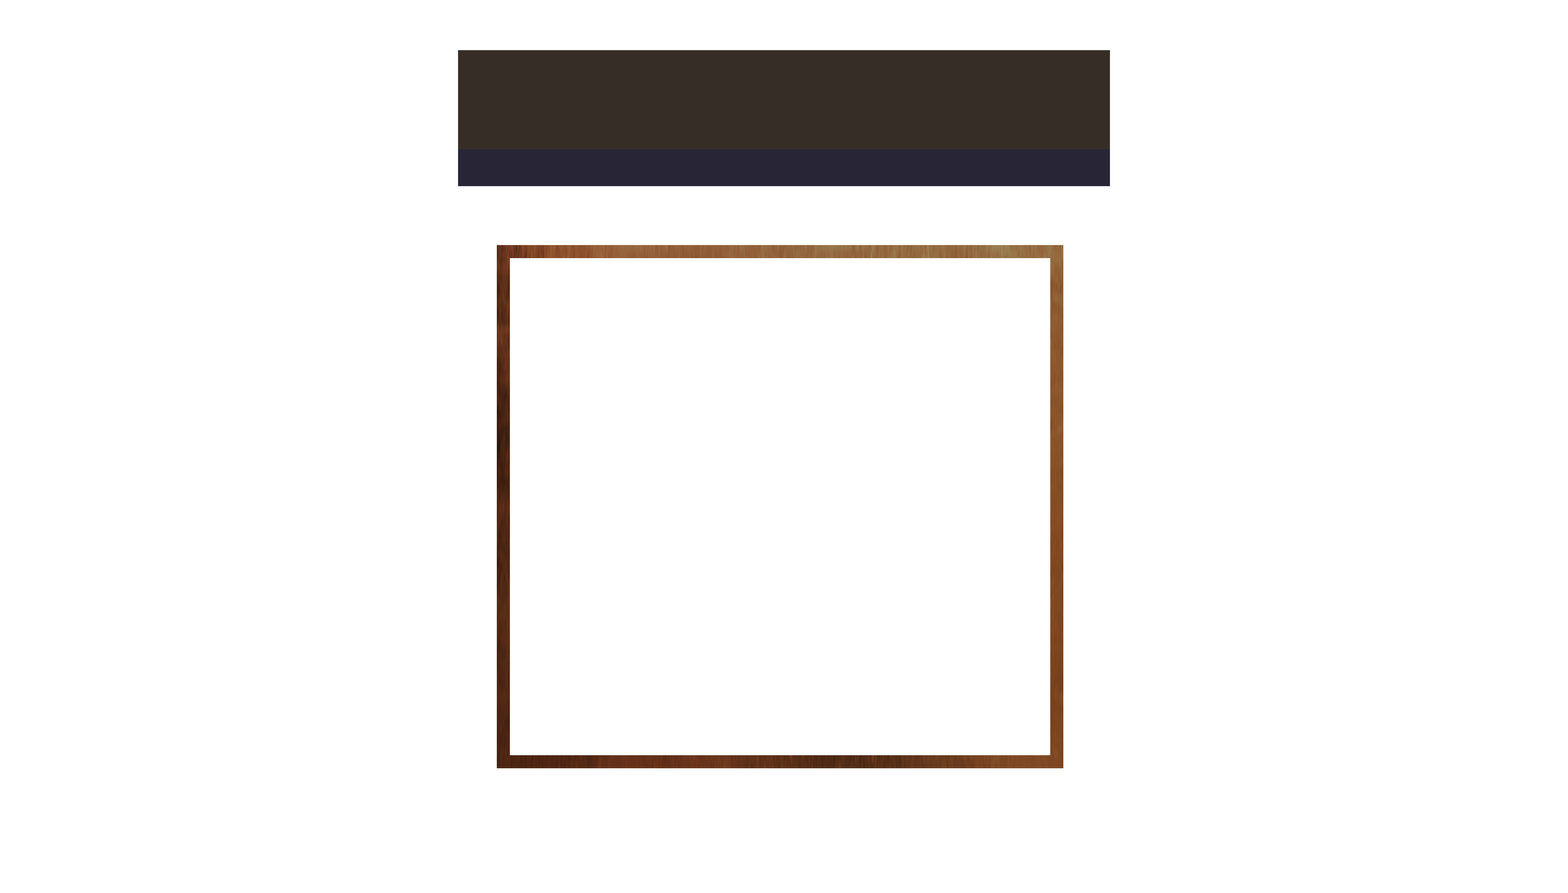
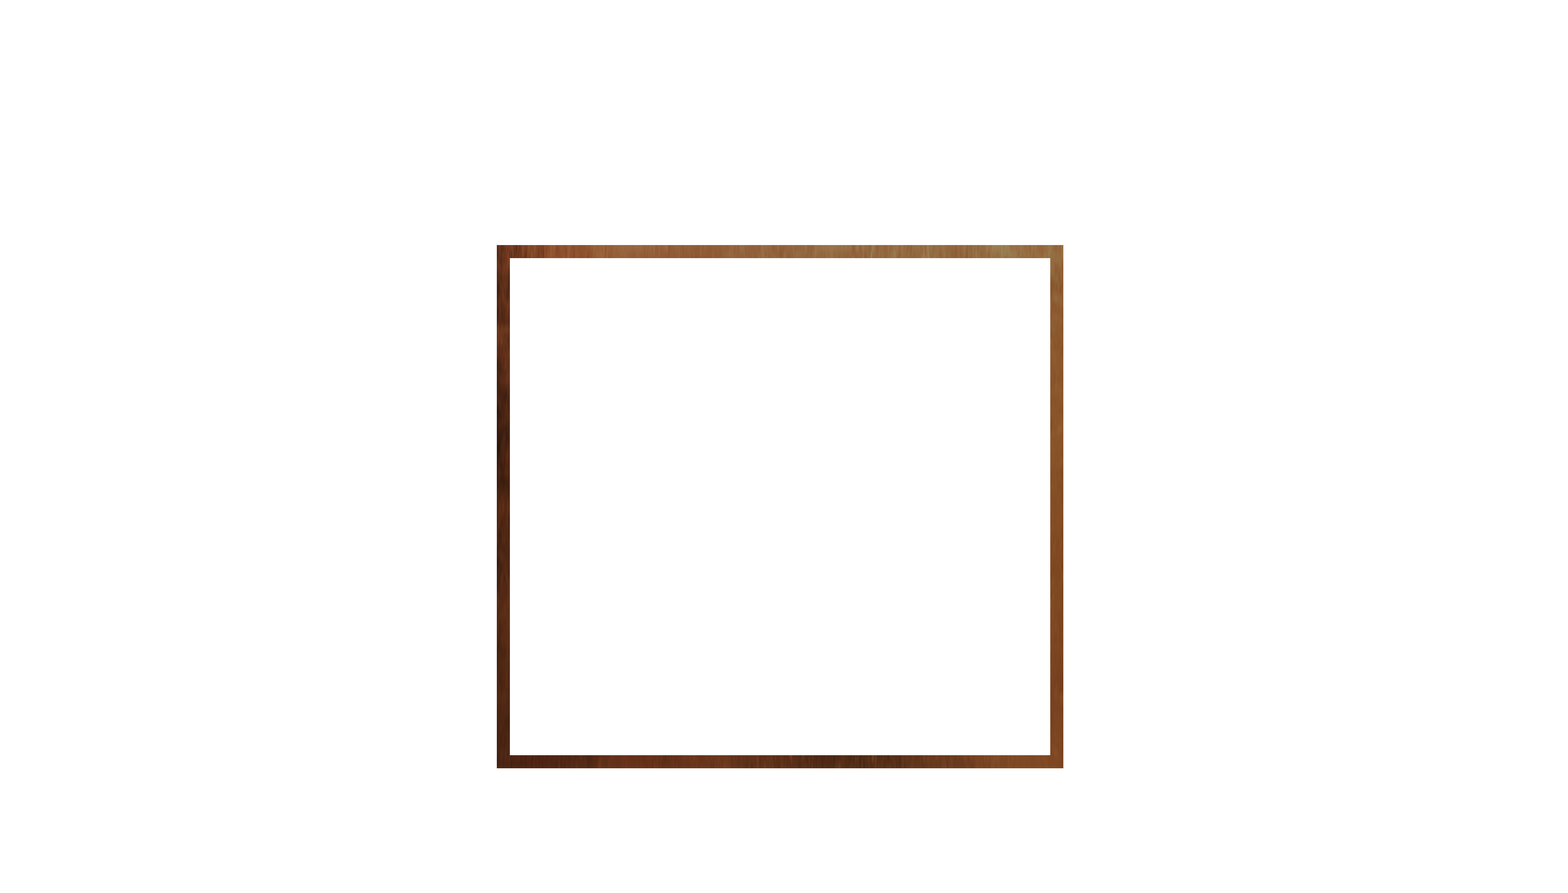
Layered file, before and after one edit (1568px x 893px). Changes by layer:
removed layer "Layer 1" over [458,50,1110,187]